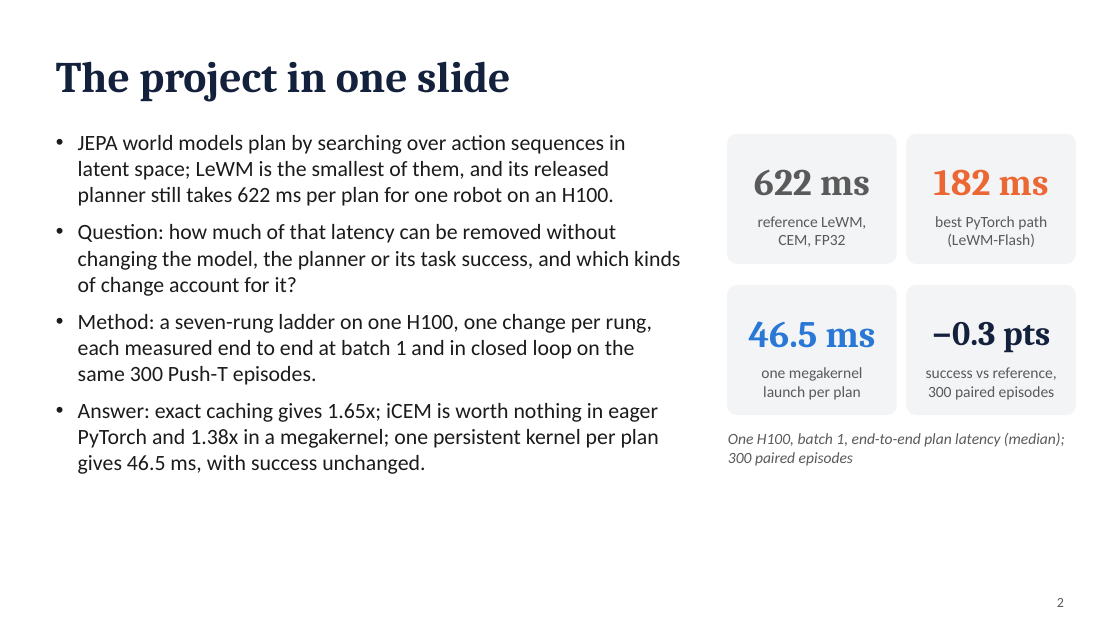
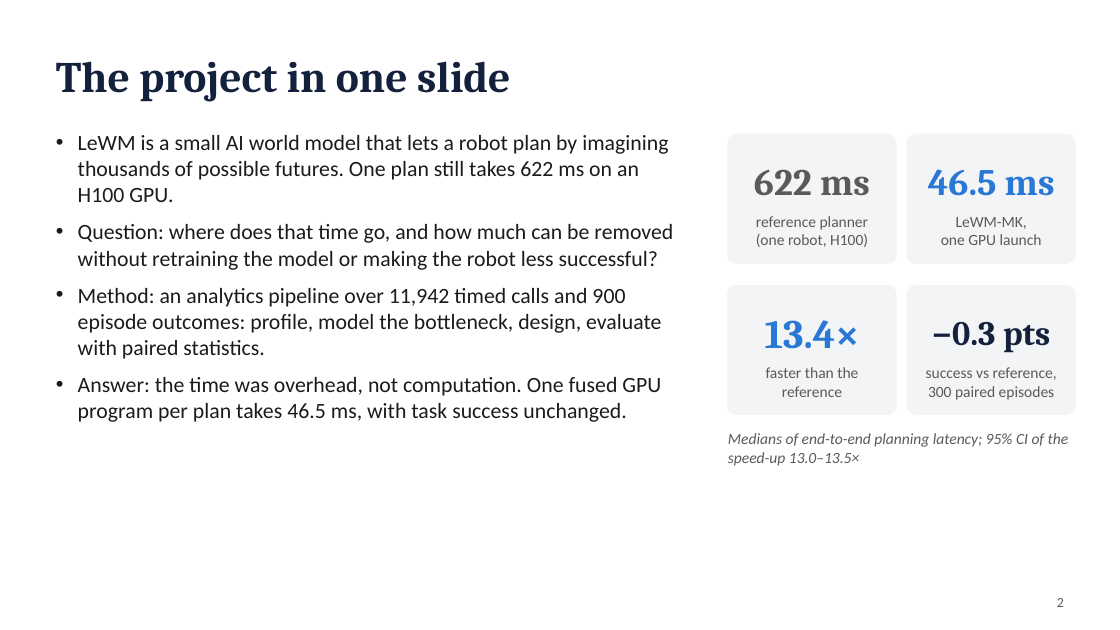
Before and after one commit to antoinenguyen27/lewm-flash, a slide deck: slide 2 of docs/paper/presentation.pptx. Drawn at 1120x630 pixels with LibreOffice and Linux fonts; fonts in the diff are those of the drawing. Boxes give left, top, right and bottom in pixels: in the first picture for what was removed or moved away, otherwise in the second. Text is boxed around its words. In the diff, an @@ line names an element or a change of style, - is before the commit and + after.

```diff
--- a/docs/paper/presentation.pptx
+++ b/docs/paper/presentation.pptx
@@ text at bbox=[78, 135, 673, 422]: text changed @@
-• JEPA world models plan by searching over action sequences in latent space; LeWM is the smallest of them, and its released planner still takes 622 ms per plan for one robot on an H100.
-• Question: how much of that latency can be removed without changing the model, the planner or its task success, and which kinds of change account for it?
-• Method: a seven-rung ladder on one H100, one change per rung, each measured end to end at batch 1 and in closed loop on the same 300 Push-T episodes.
-• Answer: exact caching gives 1.65x; iCEM is worth nothing in eager PyTorch and 1.38x in a megakernel; one persistent kernel per plan gives 46.5 ms, with success unchanged.
+• LeWM is a small AI world model that lets a robot plan by imagining thousands of possible futures. One plan still takes 622 ms on an H100 GPU.
+• Question: where does that time go, and how much can be removed without retraining the model or making the robot less successful?
+• Method: an analytics pipeline over 11,942 timed calls and 900 episode outcomes: profile, model the bottleneck, design, evaluate with paired statistics.
+• Answer: the time was overhead, not computation. One fused GPU program per plan takes 46.5 ms, with task success unchanged.
@@ text at bbox=[928, 169, 1055, 196]: text changed; text colour #EB6834 to #2A78D6 @@
-182 ms
+46.5 ms
@@ text at bbox=[756, 216, 869, 247]: text changed @@
-reference LeWM,
-CEM, FP32
+reference planner
+(one robot, H100)
@@ text at bbox=[941, 217, 1042, 245]: text changed @@
-best PyTorch path
-(LeWM-Flash)
+LeWM-MK,
+one GPU launch
@@ text at bbox=[765, 320, 860, 349]: text changed; size 24 to 26 pt @@
-46.5 ms
+13.4×
@@ text at bbox=[766, 367, 858, 397]: text changed @@
-one megakernel
-launch per plan
+faster than the
+reference
@@ text at bbox=[728, 433, 1069, 466]: text changed @@
-One H100, batch 1, end-to-end plan latency (median); 300 paired episodes
+Medians of end-to-end planning latency; 95% CI of the speed-up 13.0–13.5×
```
Also in this commit, not shown: 6 other slides changed, 7 slides added, 10 slides removed, 33 other files.
